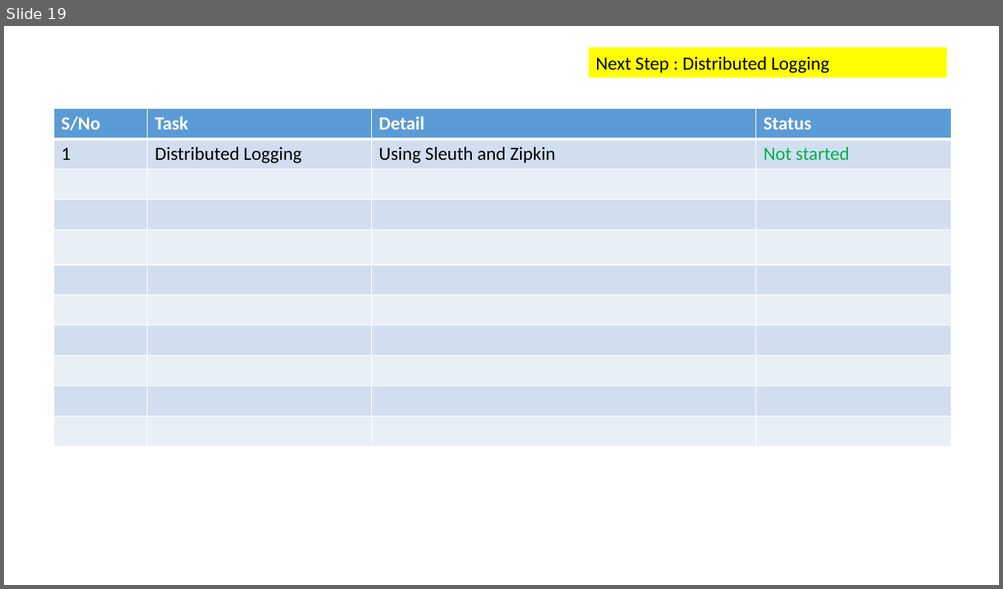
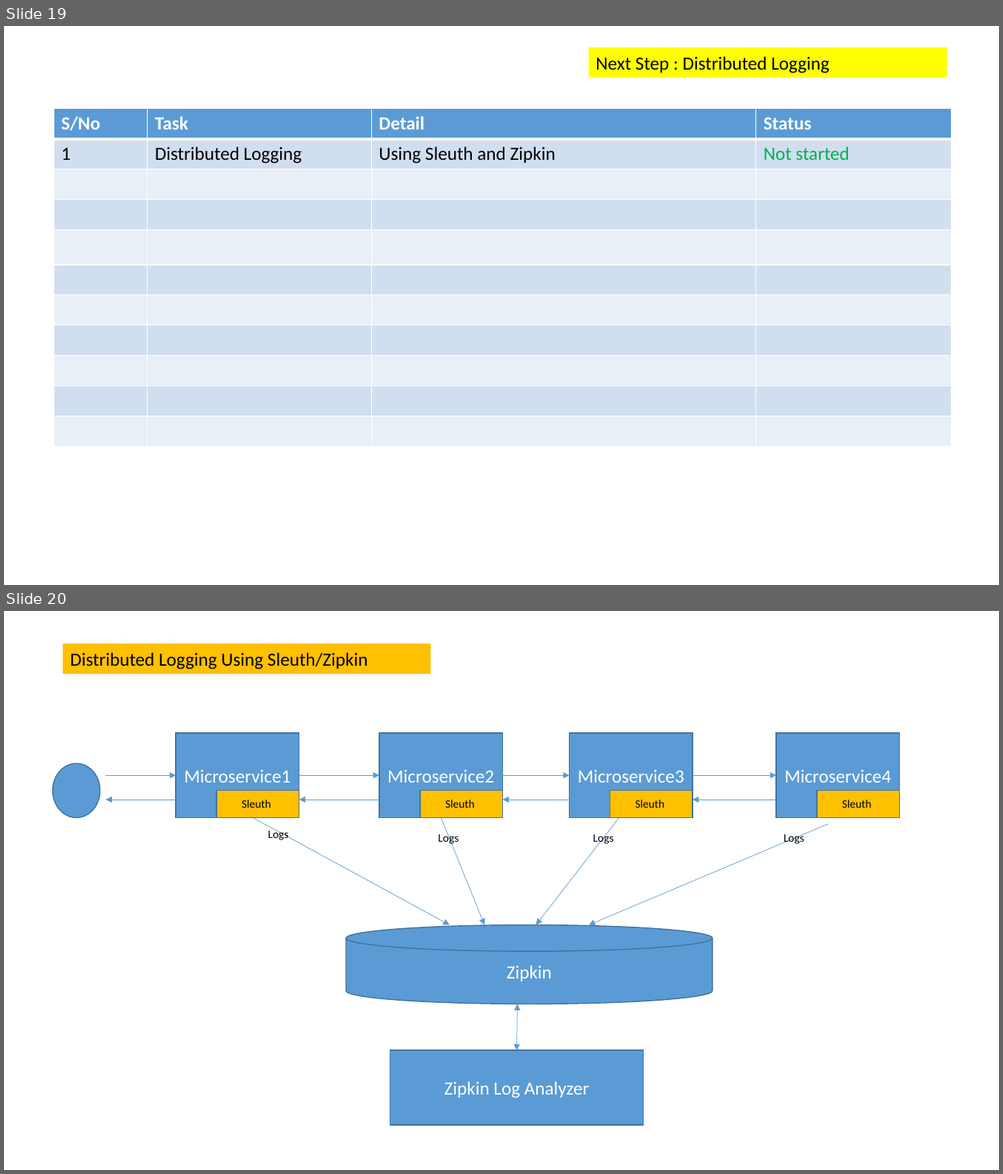
Before and after one commit to krishmetalhead/microservices, a slide deck: Microservice_Architecture_Defined.pptx. Shown one above the other, each under a label of ours: slide 19 before the commit, slides 19 and 20 after it. The pictures are 1003x589 and 1003x1174 pixels, drawn with LibreOffice and Linux fonts; fonts in the diff are those of the drawing. Boxes give left, top, right and bottom in pixels: in the first picture for what was removed or moved away, otherwise in the second. Text is boxed around its words. In the diff, an @@ line names an element or a change of style, - is before the commit and + after.

```diff
--- a/Microservice_Architecture_Defined.pptx
+++ b/Microservice_Architecture_Defined.pptx
@@ slide 20 added at bbox=[4, 611, 999, 1170], background #FFFFFF @@
@@ rectangle added at bbox=[63, 644, 431, 674], fill #FFC000, 18 pt, text #000000 @@
+Distributed Logging Using Sleuth/Zipkin
@@ rectangle added at bbox=[176, 733, 299, 818], fill #5B9BD5, outline #43739E 1 pt, 18 pt, text #FFFFFF @@
+Microservice1
@@ rectangle added at bbox=[379, 733, 503, 818], fill #5B9BD5, outline #43739E 1 pt, 18 pt, text #FFFFFF @@
+Microservice2
@@ rectangle added at bbox=[569, 733, 693, 818], fill #5B9BD5, outline #43739E 1 pt, 18 pt, text #FFFFFF @@
+Microservice3
@@ rectangle added at bbox=[777, 733, 899, 818], fill #5B9BD5, outline #43739E 1 pt, 18 pt, text #FFFFFF @@
+Microservice4
@@ ellipse added at bbox=[53, 764, 100, 818], fill #5B9BD5, outline #43739E 1 pt @@
@@ arrow added from (105, 775) to (176, 775), #5B9BD5 0.5 pt @@
@@ arrow added from (299, 775) to (379, 775), #5B9BD5 0.5 pt @@
@@ arrow added from (503, 775) to (569, 775), #5B9BD5 0.5 pt @@
@@ arrow added from (693, 775) to (777, 775), #5B9BD5 0.5 pt @@
@@ arrow added from (176, 800) to (105, 800), #5B9BD5 0.5 pt @@
@@ rectangle added at bbox=[216, 791, 299, 817], fill #FFC000, outline #43739E 1 pt @@
@@ text added at bbox=[242, 800, 271, 808], 11 pt, text #000000 @@
+Sleuth
@@ arrow added from (379, 800) to (299, 800), #5B9BD5 0.5 pt @@
@@ rectangle added at bbox=[421, 791, 504, 817], fill #FFC000, outline #43739E 1 pt @@
@@ text added at bbox=[445, 800, 475, 808], 11 pt, text #000000 @@
+Sleuth
@@ arrow added from (569, 800) to (503, 800), #5B9BD5 0.5 pt @@
@@ rectangle added at bbox=[610, 791, 693, 817], fill #FFC000, outline #43739E 1 pt @@
@@ text added at bbox=[635, 800, 665, 808], 11 pt, text #000000 @@
+Sleuth
@@ arrow added from (777, 800) to (693, 800), #5B9BD5 0.5 pt @@
@@ rectangle added at bbox=[817, 791, 899, 817], fill #FFC000, outline #43739E 1 pt @@
@@ text added at bbox=[842, 800, 871, 808], 11 pt, text #000000 @@
+Sleuth
@@ arrow added from (253, 817) to (449, 925), #5B9BD5 0.5 pt @@
@@ text added at bbox=[268, 829, 289, 840], 11 pt, text #000000 @@
+Logs
@@ text added at bbox=[438, 832, 458, 846], 11 pt, text #000000 @@
+Logs
@@ arrow added from (441, 817) to (484, 925), #5B9BD5 0.5 pt @@
@@ arrow added from (619, 817) to (536, 925), #5B9BD5 0.5 pt @@
@@ arrow added from (828, 824) to (589, 925), #5B9BD5 0.5 pt @@
@@ text added at bbox=[593, 832, 614, 846], 11 pt, text #000000 @@
+Logs
@@ text added at bbox=[783, 834, 804, 844], 11 pt, text #000000 @@
+Logs
@@ cylinder added at bbox=[346, 925, 712, 1004], fill #5B9BD5, outline #43739E 1 pt, 18 pt, text #FFFFFF @@
+Zipkin
@@ double arrow added from (518, 1004) to (517, 1051), #5B9BD5 0.5 pt @@
@@ rectangle added at bbox=[390, 1051, 643, 1125], fill #5B9BD5, outline #43739E 1 pt, 18 pt, text #FFFFFF @@
+Zipkin Log Analyzer
```
Also in this commit, not shown: 2 other slides added.
